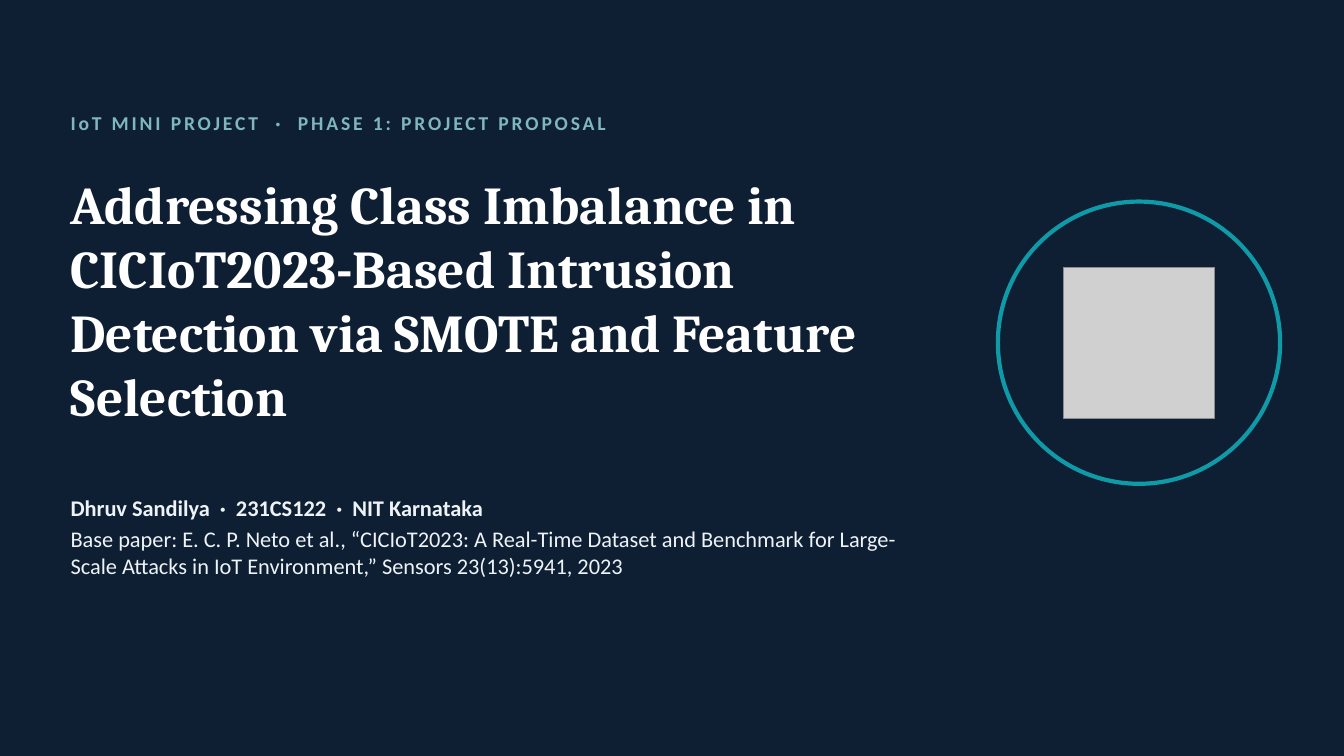
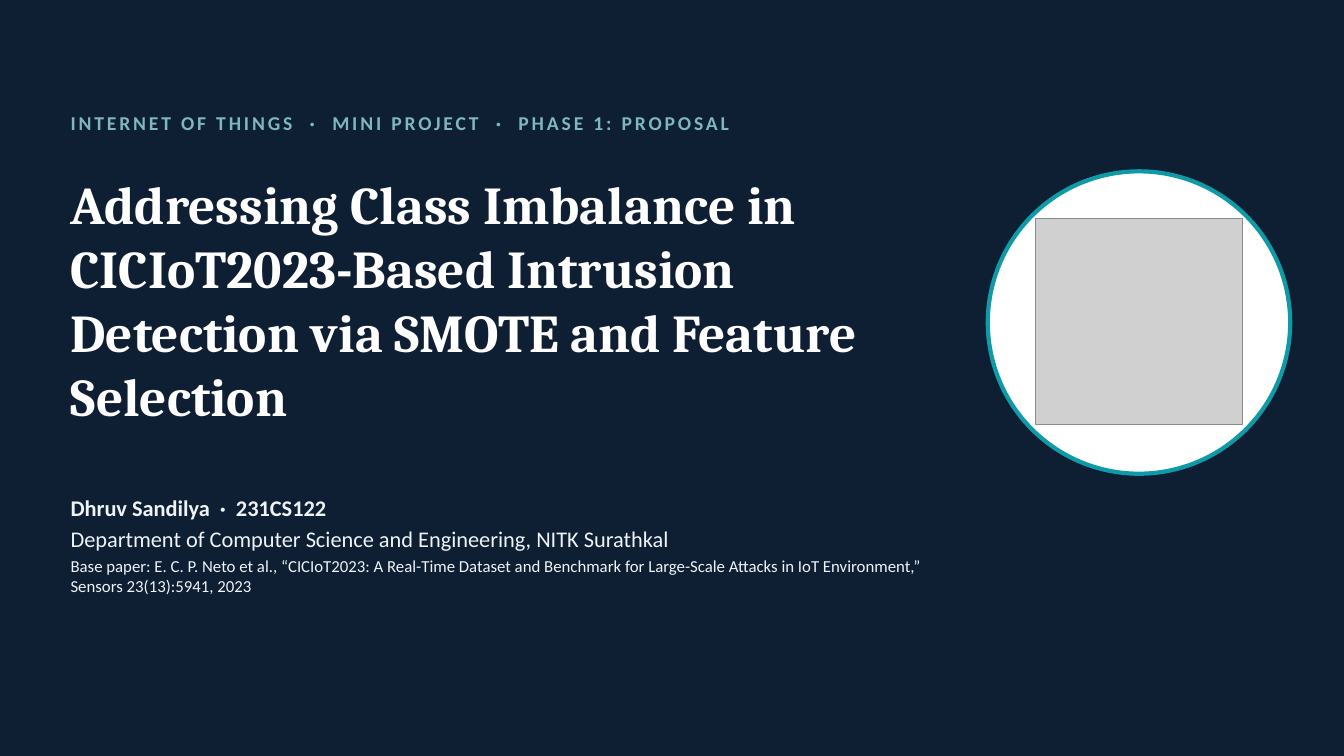
Before and after one commit to Dhruvsandilya0711/IoT_Mini_Project, a slide deck: slide 1 of slides/Phase1_Proposal.pptx. Drawn at 1344x756 pixels with LibreOffice and Linux fonts; fonts in the diff are those of the drawing; grey boxes stand for pictures. Boxes give left, top, right and bottom in pixels: in the first picture for what was removed or moved away, otherwise in the second. Text is boxed around its words. In the diff, an @@ line names an element or a change of style, - is before the commit and + after.

Commit message:
Rebuild both presentations and drop the Raspberry Pi wording
Phase 1 (proposal, 16 slides) and Phase 2 (results and demo, 21 slides)
now open with an NITK title slide and an outline, end with references,
and Phase 2 adds slides on how the experiments were run and on the live
demo. The report, its diagrams and both decks describe the gateway as a
generic device. notebooks/demo.ipynb runs the demo in Kaggle.

```diff
--- a/slides/Phase1_Proposal.pptx
+++ b/slides/Phase1_Proposal.pptx
@@ text at [71, 117, 729, 130]: text changed @@
-IoT MINI PROJECT · PHASE 1: PROJECT PROPOSAL
+INTERNET OF THINGS · MINI PROJECT · PHASE 1: PROPOSAL
@@ ellipse: place and size @@
-ellipse at [998, 202, 1280, 484]
+ellipse at [988, 171, 1291, 474]
@@ ellipse at [988, 171, 1291, 474]: fill #0E1E33 to #FFFFFF @@
@@ picture: place and size @@
-picture at [1064, 267, 1215, 418]
+picture at [1035, 219, 1243, 424]
@@ text at [71, 500, 669, 551]: text changed; bold off @@
-Dhruv Sandilya · 231CS122 · NIT Karnataka
+Dhruv Sandilya · 231CS122
+Department of Computer Science and Engineering, NITK Surathkal
@@ text at [71, 560, 920, 594]: size 16 to 12 pt in "Base paper: E. C. P. Neto et ..." @@
```
Also in this commit, not shown: 11 other slides changed, 4 slides added, 18 other files.
